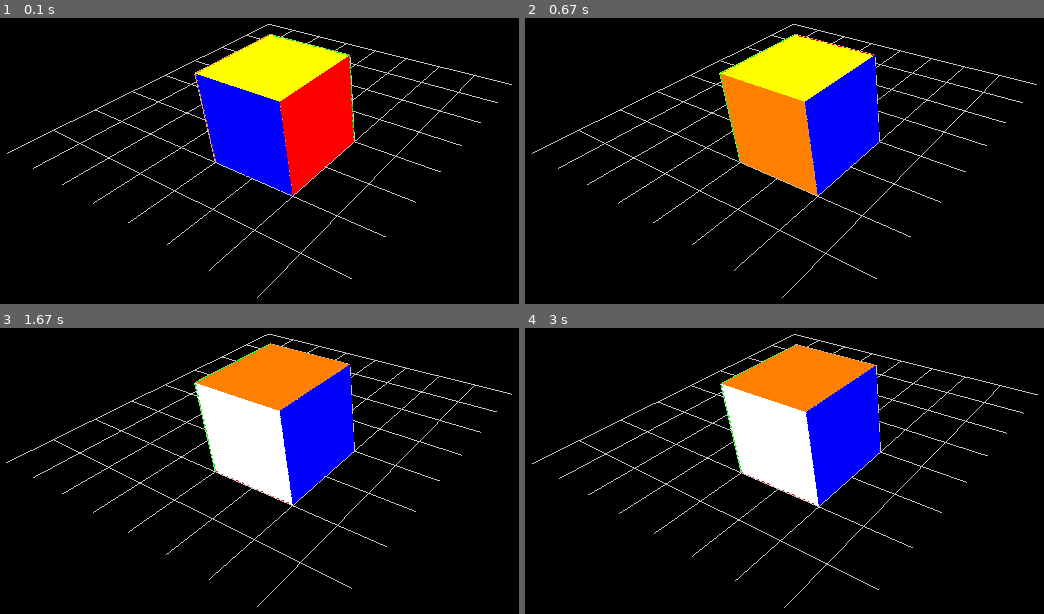
Above: before the commit, frames 1-4 (two rows, left to right).
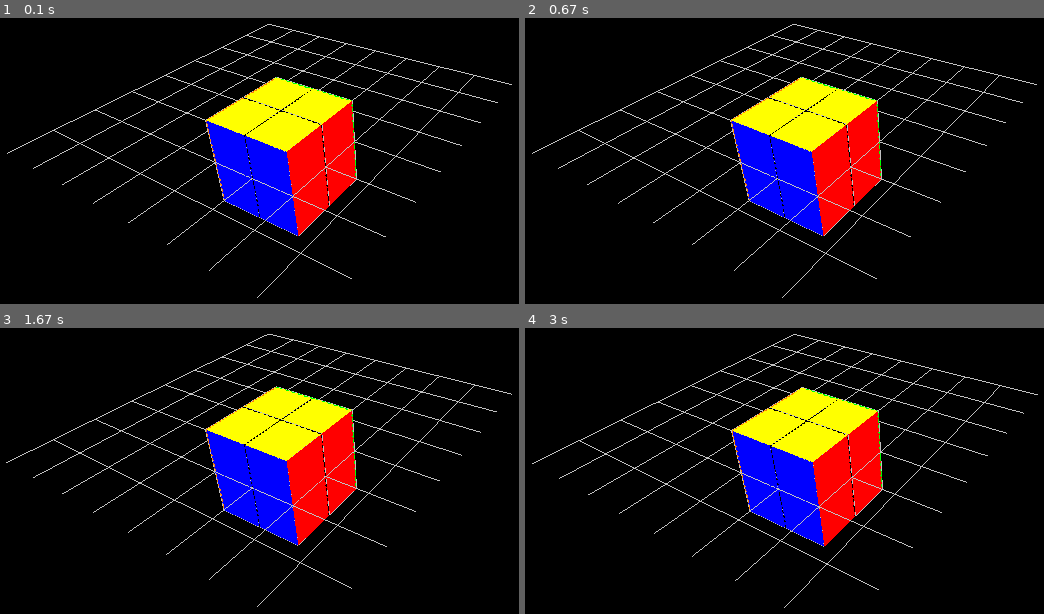
Above: after the commit, the same moments.

Repository: ogu83/pyrubicscube
Game: pygame game, started from pyrubicscube.py
The game is run twice, just before and just after one commit, with the same random seed, the same clock (stepped at 60 frames per second) and the same inputs.
Inputs (mouse positions are in pixels of both pictures, inside the frame that each line leads up to):
- Up to frame 1 (0.1 s): no input
- Up to frame 2 (0.67 s): hold Right from 0.33 s (still down); move the mouse to (872, 140) at 0.37 s
- Up to frame 3 (1.67 s): release Right at 0.8 s; hold Up 0.83-1.3 s; move the mouse to (outside the picture) at 0.87 s; tap A at 1.33 s
- Up to frame 4 (3 s): tap W at 1.67, 2 s; tap D at 2.33 s

The runs differ from the first frame. In frame 1, 12% of the frame differs, in the area x 37-69%, y 5-77%; in frame 2, 16%; in frame 3, 16%; in frame 4, 16%.

Commit message:
2x2x2 cube drawn

Diff:
--- /dev/null
+++ b/Cube222.py
@@ -0,0 +1,74 @@
+from OpenGL_Geometry import *
+
+class Cube1(Cube3D):
+    def __init__(self, size):
+        Cube3D.__init__(self, size, YELLOW, BLACK, BLUE, BLACK, ORANGE, BLACK)
+        self.translate_size([-1,1,1], True)
+
+class Cube2(Cube3D):
+    def __init__(self, size):
+        Cube3D.__init__(self, size, YELLOW, BLACK, BLUE, BLACK, BLACK, RED)
+        self.translate_size([1,1,1], True)
+
+class Cube3(Cube3D):
+    def __init__(self, size):
+        Cube3D.__init__(self, size, YELLOW, BLACK, BLACK, GREEN, ORANGE, BLACK)
+        self.translate_size([-1,1,-1], True)
+
+class Cube4(Cube3D):
+    def __init__(self, size):
+        Cube3D.__init__(self, size, YELLOW, BLACK, BLACK, GREEN, BLACK, RED)
+        self.translate_size([1,1,-1], True)
+
+class Cube5(Cube3D):
+    def __init__(self, size):
+        Cube3D.__init__(self, size, BLACK, WHITE, BLUE, BLACK, ORANGE, BLACK)
+        self.translate_size([-1,-1,1], True)
+
+class Cube6(Cube3D):
+    def __init__(self, size):
+        Cube3D.__init__(self, size, BLACK, WHITE, BLUE, BLACK, BLACK, RED)
+        self.translate_size([1,-1,1], True)
+
+class Cube7(Cube3D):
+    def __init__(self, size):
+        Cube3D.__init__(self, size, BLACK, WHITE, BLACK, GREEN, ORANGE, BLACK)
+        self.translate_size([-1,-1,-1], True)
+
+class Cube8(Cube3D):
+    def __init__(self, size):
+        Cube3D.__init__(self, size, BLACK, WHITE, BLACK, GREEN, BLACK, RED)
+        self.translate_size([1,-1,-1], True)
+
+
+class Cube222:
+    def __init__(self, size=4):
+        self.Cube1 = Cube1(size/2)
+        self.Cube2 = Cube2(size/2)
+        self.Cube3 = Cube3(size/2)
+        self.Cube4 = Cube4(size/2)
+        self.Cube5 = Cube5(size/2)
+        self.Cube6 = Cube6(size/2)
+        self.Cube7 = Cube7(size/2)
+        self.Cube8 = Cube8(size/2)
+
+    def cube_array(self):
+        return [
+            self.Cube1,
+            self.Cube2,
+            self.Cube3,
+            self.Cube4,
+            self.Cube5,
+            self.Cube6,
+            self.Cube7,
+            self.Cube8,
+        ]
+
+    def draw(self):
+        for cube in self.cube_array():
+            cube.draw()
+
+    def animated_rotateY(self,angle,use_self_center):
+        pass
+    def animated_rotateX(self,angle,use_self_center):
+        pass
--- a/OpenGL_Geometry.py
+++ b/OpenGL_Geometry.py
@@ -13,7 +13,7 @@
     [1.0, -1.0, 1.0],
     [1.0, 1.0, 1.0],
     [-1.0, -1.0, 1.0],
-    [-1.0, 1.0, 1.0],
+    [-1.0, 1.0, 1.0]
 ]
 
 class Grid3D:
@@ -205,17 +205,21 @@
             self.rotateZ(-speed, self.angle_z[2])
 
     def is_on_animation(self):
-        return (self.angle_x[0] == self.angle_x[1] and self.angle_y[0] == self.angle_y[1] and self.angle_z[0] == self.angle_z[1]) == False
+        return (self.angle_x[0] == self.angle_x[1]
+            and self.angle_y[0] == self.angle_y[1]
+            and self.angle_z[0] == self.angle_z[1]) == False
 
     def animated_rotateX(self, angle, use_self_center):
         if (not self.is_on_animation()):
             self.angle_x[1] += angle
             self.angle_x[2] = use_self_center
 
-    def animated_rotateY(self,angle):
+    def animated_rotateY(self, angle, use_self_center):
         if (not self.is_on_animation()):
             self.angle_y[1] += angle
-
-    def animated_rotateZ(self,angle):
+            self.angle_y[2] = use_self_center
+
+    def animated_rotateZ(self,angle, use_self_center):
         if (not self.is_on_animation()):
             self.angle_z[1] += angle
+            self.angle_z[2] = use_self_center
--- a/Simulation3.py
+++ b/Simulation3.py
@@ -1,10 +1,11 @@
 import numpy as np
 import sys, math, pygame, random
 from pygame.locals import *
-from OpenGL.GL import *
-from OpenGL.GLU import *
-from OpenGL_Geometry import *
-from OpenGL_Colors import *
+# from OpenGL.GL import *
+# from OpenGL.GLU import *
+# from OpenGL_Geometry import *
+# from OpenGL_Colors import *
+from Cube222 import *
 
 LEFT = 1
 RIGHT = 3
@@ -37,9 +38,10 @@
         glRotatef(45, 0.5, -0.5, -0.125)
         glTranslatef(-25, -25, -25)
 
-        cube = Cube3D(4)
+        #cube = Cube3D(4)
         grid = Grid3D(4, 32,32)
-        cube.translate_size([0, 1, 0], True)
+        #cube.translate_size([0, 1, 0], True)
+        cube = Cube222(4)
 
         while True:
             for event in pygame.event.get():
@@ -48,9 +50,9 @@
                     quit()
                 elif event.type == pygame.KEYDOWN:
                     if (event.key == pygame.K_LEFT):
-                        cube.animated_rotateY(-90)
+                        cube.animated_rotateY(-90, True)
                     elif (event.key == pygame.K_RIGHT):
-                        cube.animated_rotateY(90)
+                        cube.animated_rotateY(90, True)
                     elif (event.key == pygame.K_UP):
                         cube.animated_rotateX(-90, True)
                     elif (event.key == pygame.K_DOWN):
